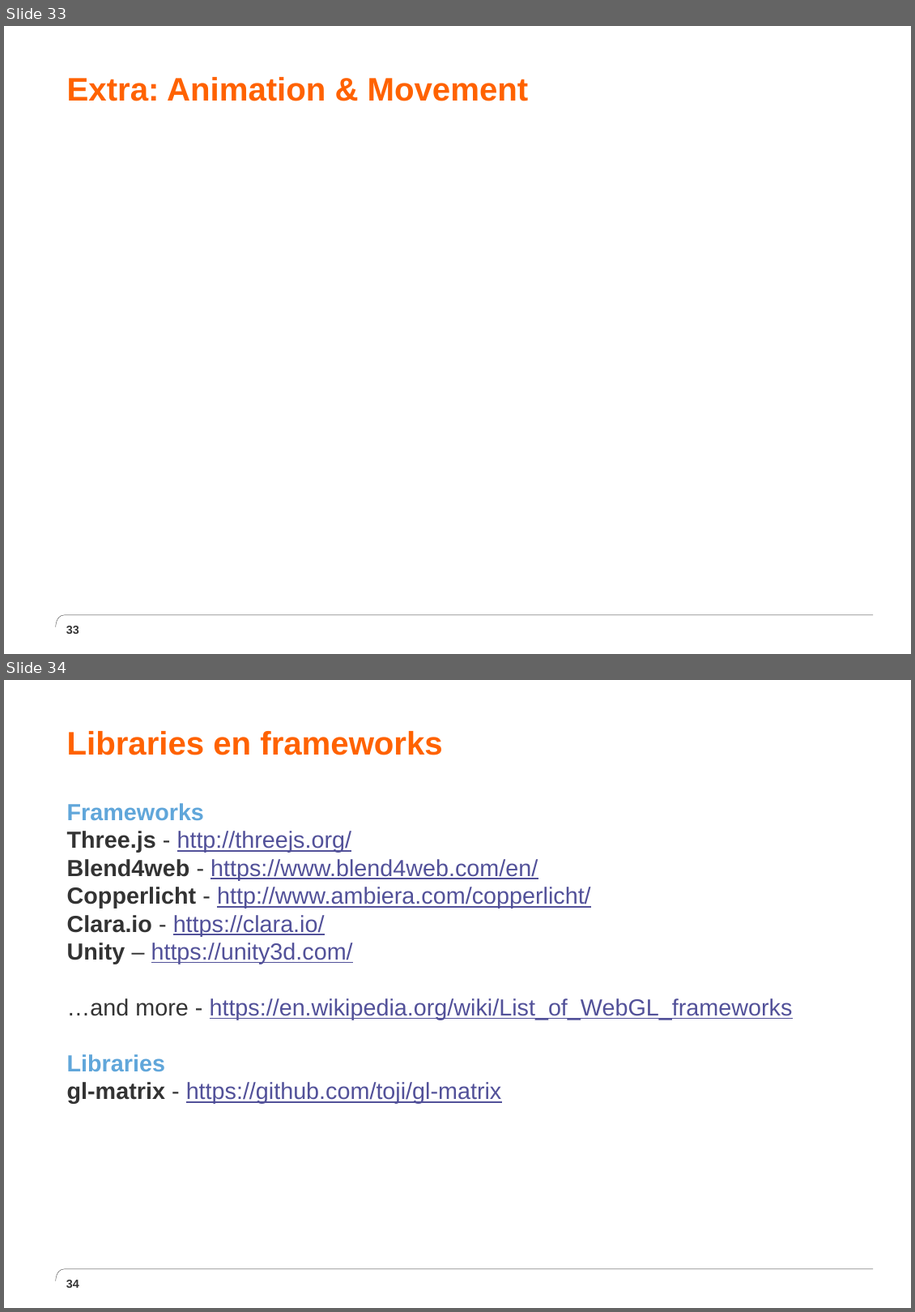
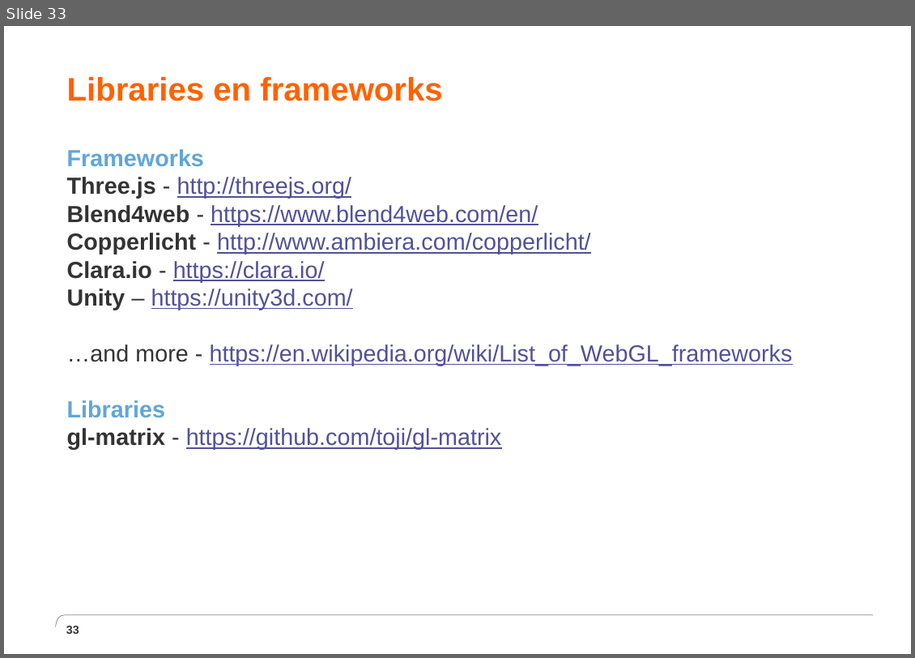
Before and after one commit to JesseBrand/WebGL, a slide deck: ppt/Presentatie Chaptermeeting WebGL 1.pptx. Shown one above the other, each under a label of ours: slides 33 and 34 before the commit, slide 33 after it. The pictures are 915x1312 and 915x658 pixels, drawn with LibreOffice and Linux fonts; fonts in the diff are those of the drawing; background and template pictures are left out. Boxes give left, top, right and bottom in pixels: in the first picture for what was removed or moved away, otherwise in the second. Text is boxed around its words. In the diff, an @@ line names an element or a change of style, - is before the commit and + after.

```diff
--- a/ppt/Presentatie Chaptermeeting WebGL 1.pptx
+++ b/ppt/Presentatie Chaptermeeting WebGL 1.pptx
@@ slide 33 removed at [4, 26, 911, 654], background #FFFFFF; not listed: 1 template element that a slide beside it also shows @@
@@ title removed at [67, 77, 529, 101] @@
-Extra: Animation & Movement
@@ page number removed at [66, 625, 79, 634] @@
-33
@@ what was slide 34 is now slide 33 @@
@@ page number at [66, 625, 79, 634]: text changed @@
-34
+33
```
Also in this commit, not shown: 2 slides added, 2 other slides removed.
